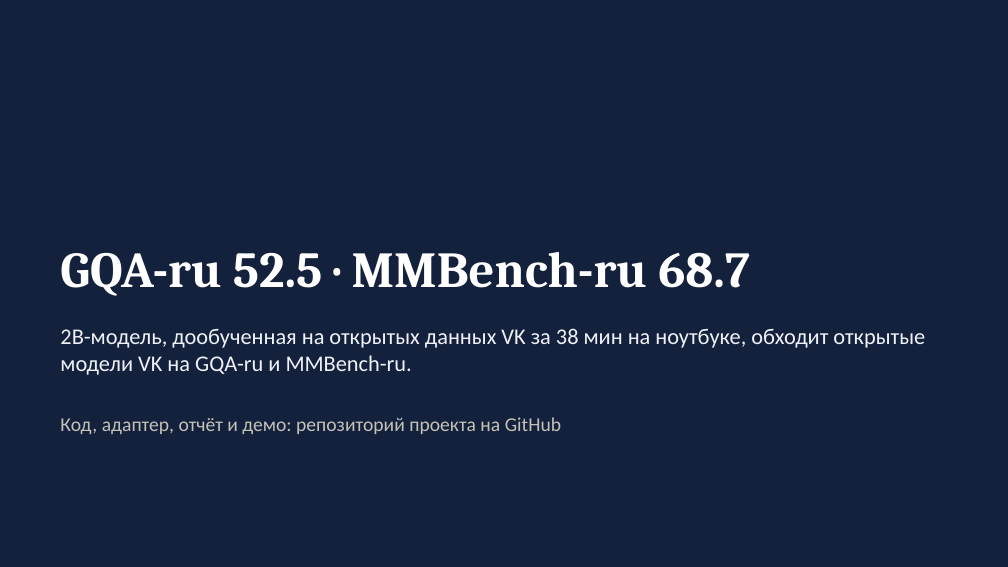
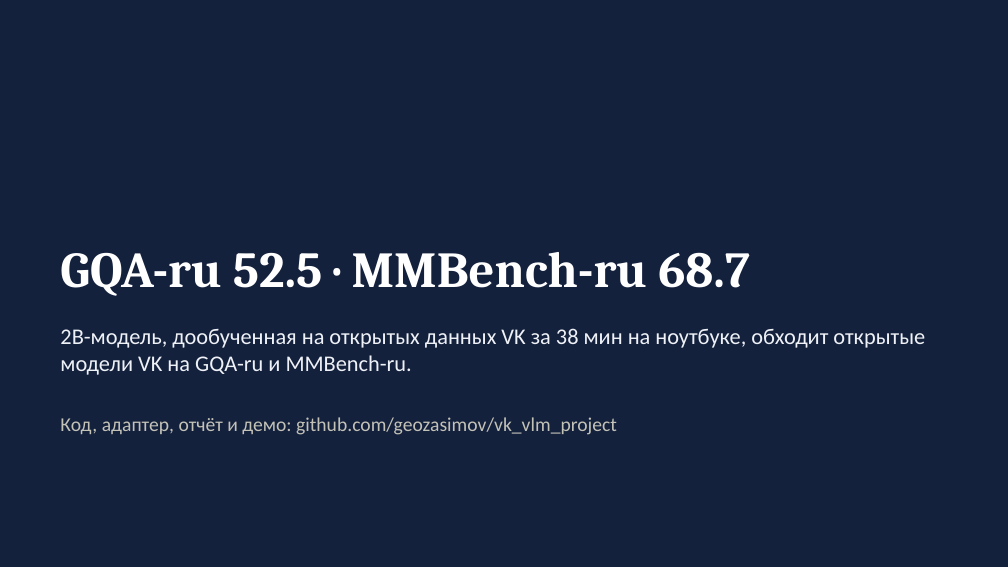
Before and after one commit to geozasimov/vk_vlm_project, a slide deck: slide 12 of docs/presentation.pptx. Drawn at 1008x567 pixels with LibreOffice and Linux fonts; fonts in the diff are those of the drawing. Boxes give left, top, right and bottom in pixels: in the first picture for what was removed or moved away, otherwise in the second. Text is boxed around its words. In the diff, an @@ line names an element or a change of style, - is before the commit and + after.

```diff
--- a/docs/presentation.pptx
+++ b/docs/presentation.pptx
@@ text at [60,417,617,435]: text changed @@
-Код, адаптер, отчёт и демо: репозиторий проекта на GitHub
+Код, адаптер, отчёт и демо: github.com/geozasimov/vk_vlm_project
```
Also in this commit, not shown: 4 other files.
